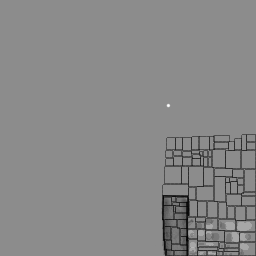
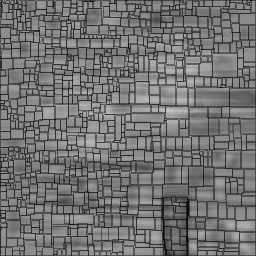
Comparing the layer stacks of the two w=256, h=256 images. Changes:
painted on "stones" over bbox(0, 0, 256, 256)
added layer "Paint Layer 1" above "stone highlights Merged" over bbox(0, 0, 256, 256)
added layer "stone highlights Merged" above "stone darks" over bbox(0, 0, 256, 256)
hid "stone darks", painted on it over bbox(0, 0, 256, 256)
hid "stone highlights", painted on it over bbox(0, 0, 256, 256)
painted on "base_color" over bbox(0, 0, 256, 256)
showed "Paint Layer 2 (pasted)", painted on it over bbox(0, 0, 256, 256)
